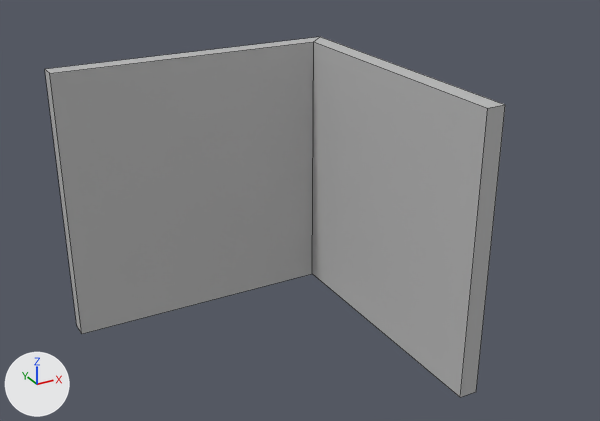
Two versions of the FBX model Assets/3D/Wall_Corner.fbx, one commit apart.
Both versions are drawn from a 50 mm camera at (-1.72, -8.26, 5.06) aimed at (2.2, -1.12, 1.49). Arrows for +X, +Y and +Z are at lower left; the lights stay in place. Mesh edges are drawn as thin lines. Where no turn or scale is listed for an object, it has been applied to the vertices.

Before the edit, the objects in view are built like this:
```python
me_mesh = bpy.data.meshes.new('Mesh')
me_mesh.from_pydata(...)  # 12 vertices, 10 faces; spans x 0.0..3.2, y -3.0..0.2, z 0.0..3.0
me_mesh.materials.append(mat_wall_corner_mat)  # grey #bcbcbc
ob_wall_corner = bpy.data.objects.new('Wall_Corner', me_mesh)
ob_wall_corner.location = (0.0, 0.0, 0.0)
```
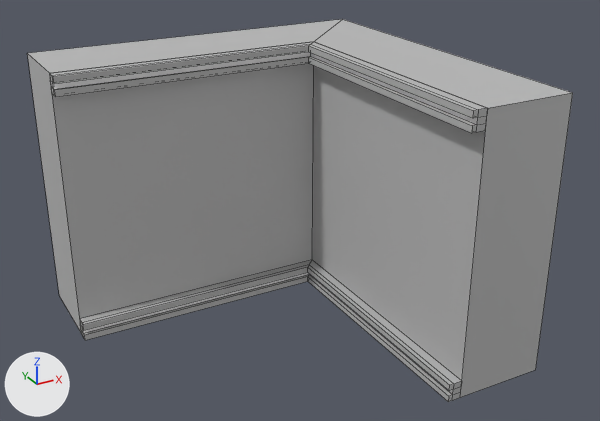
Location of each change, (x1, y1, x2, y2) in pixels of the pictures (600 x 421 px):
'Wall_Corner', reshaped (19% wider, 6% taller): before (45, 37, 505, 398); after (27, 19, 573, 402)
part 1 of me_mesh, added: after (80, 260, 462, 402)
part 2 of me_mesh, built on: after (50, 42, 487, 133)

Patch to the scene script:
```diff
--- a/Assets/3D/Wall_Corner.fbx.py
+++ b/Assets/3D/Wall_Corner.fbx.py
@@ mat_wall_trim_mat @@
+mat_wall_trim_mat = principled_material('Wall_Trim_Mat')
+mat_wall_trim_mat.base_color = (0.481, 0.481, 0.481)  # grey #b8b8b8
@@ mat_wall_mat @@
+mat_wall_mat = principled_material('Wall_Mat')
+mat_wall_mat.base_color = (0.5, 0.5, 0.5)  # grey #bcbcbc
@@ mat_emissive_mat @@
+mat_emissive_mat = principled_material('Emissive_Mat')
+mat_emissive_mat.base_color = (1.0, 1.0, 1.0)  # white #ffffff
@@ me_mesh @@
 # used by ob_wall_corner; location = (0.0, 0.0, 0.0)
-me_mesh.from_pydata(...)  # 12 vertices, 10 faces; spans x 0.0..3.2, y -3.0..0.2, z 0.0..3.0
+me_mesh.from_pydata(...)  # 83 vertices, 78 faces; spans x 0.0..4.0, y -3.0..1.0, z 0.0..3.0
+# me_mesh part 1: a new loose piece of 36 vertices spanning x 0.0..3.0, y -3.0..0.0, z 0.0..0.2
+# me_mesh part 2
+# 6 vertices move from x 0.0..3.2, y -3.0..0.2, z 0.0..3.0 to x 0.0..4.0, y -3.0..1.0, z 0.0..3.0
+# 20 vertices are added at x 0.0..3.0, y -3.0..0.0, z 2.8..3.0
+# 15 new vertices lie (0.0, 0.0, 0.07) away from vertices in x 0.0..3.0, y -3.0..0.0, z 2.8..2.93
+# 32 new faces join them, mat_wall_trim_mat (grey #b8b8b8)
+# 2 new faces join them, mat_emissive_mat (white #ffffff)
 me_mesh.materials.append(mat_wall_corner_mat)
+me_mesh.materials.append(mat_wall_mat)  # grey #bcbcbc
+me_mesh.materials.append(mat_wall_trim_mat)  # grey #b8b8b8
+me_mesh.materials.append(mat_emissive_mat)  # white #ffffff
```
